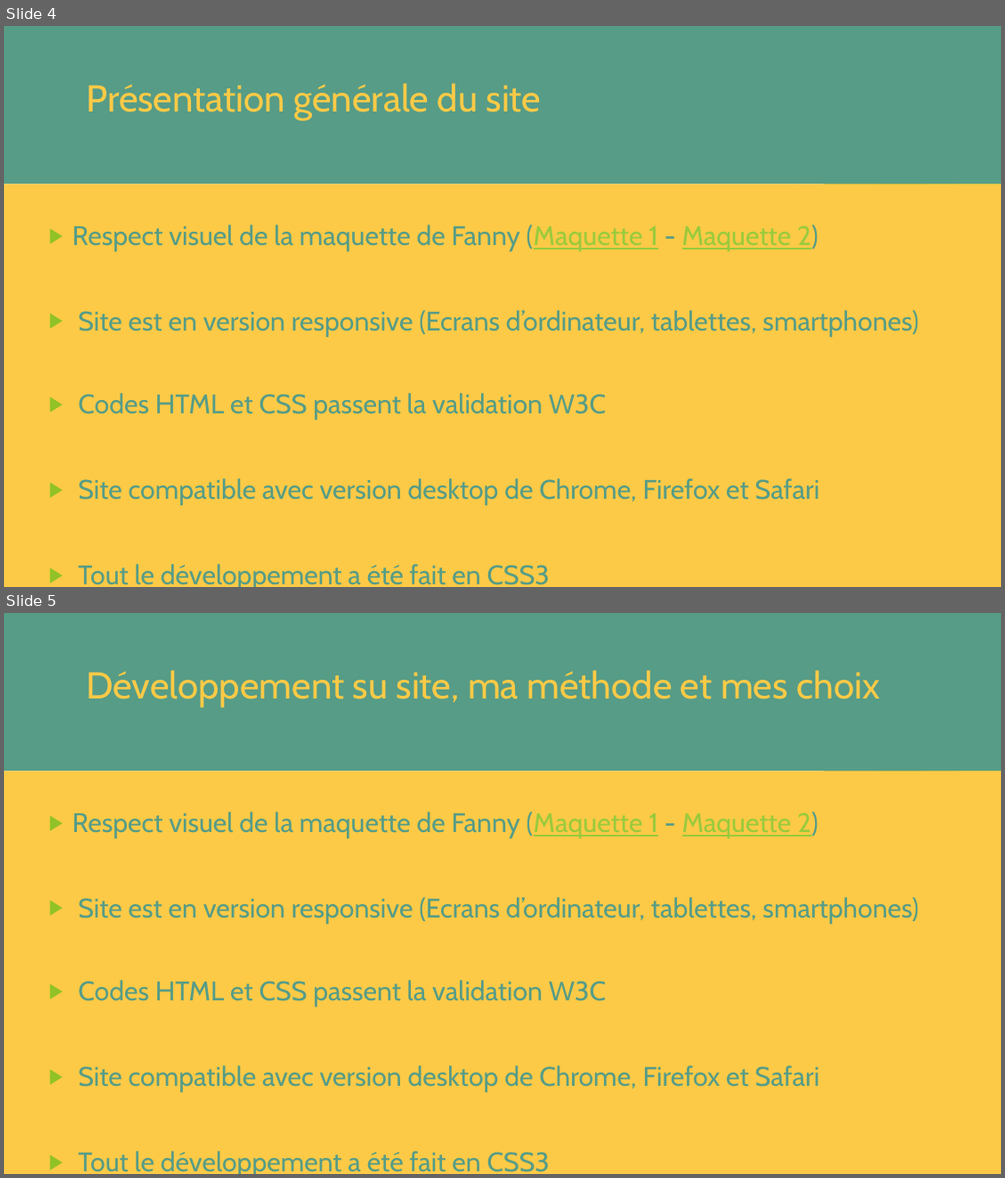
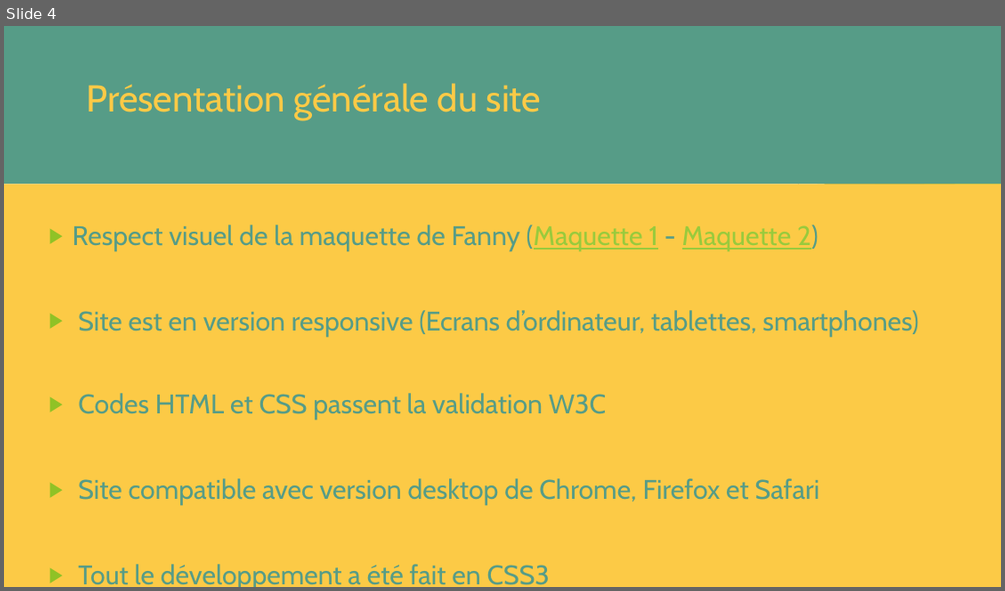
Before and after one commit to RichardZ1/Projet3_AnimationsWeb, a slide deck: OhMyFood!.pptx. Shown one above the other, each under a label of ours: slides 4 and 5 before the commit, slide 4 after it. The pictures are 1005x1178 and 1005x591 pixels, drawn with LibreOffice and Linux fonts; fonts in the diff are those of the drawing. Boxes give left, top, right and bottom in pixels: in the first picture for what was removed or moved away, otherwise in the second. Text is boxed around its words. In the diff, an @@ line names an element or a change of style, - is before the commit and + after.

```diff
--- a/OhMyFood!.pptx
+++ b/OhMyFood!.pptx
@@ slide 5 removed at box(4, 613, 1001, 1174), background #FFFFFF; not listed: 10 template elements that a slide beside it also shows @@
@@ title removed at box(4, 613, 1001, 771) @@
-Développement su site, ma méthode et mes choix
@@ text removed at box(4, 771, 1001, 1174) @@
-  ▶ Respect visuel de la maquette de Fanny (Maquette 1 - Maquette 2)
-  ▶ Site est en version responsive (Ecrans d’ordinateur, tablettes, smartphones)
-  ▶ Codes HTML et CSS passent la validation W3C
-  ▶ Site compatible avec version desktop de Chrome, Firefox et Safari
-  ▶ Tout le développement a été fait en CSS3
```
Also in this commit, not shown: 2 slides changed, 6 slides added, 3 other files.
